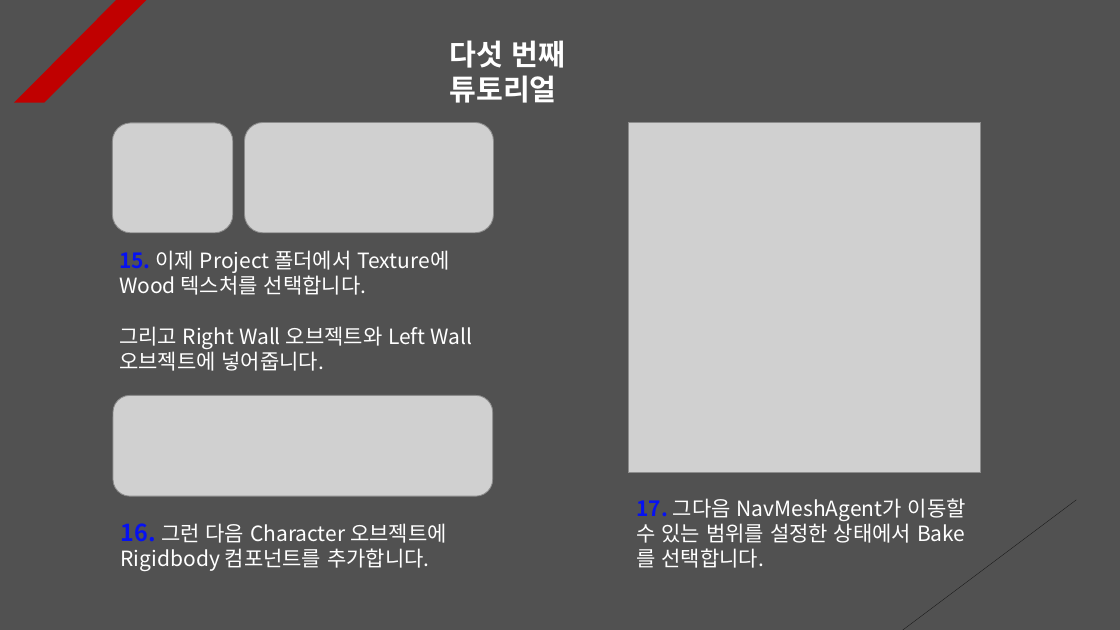
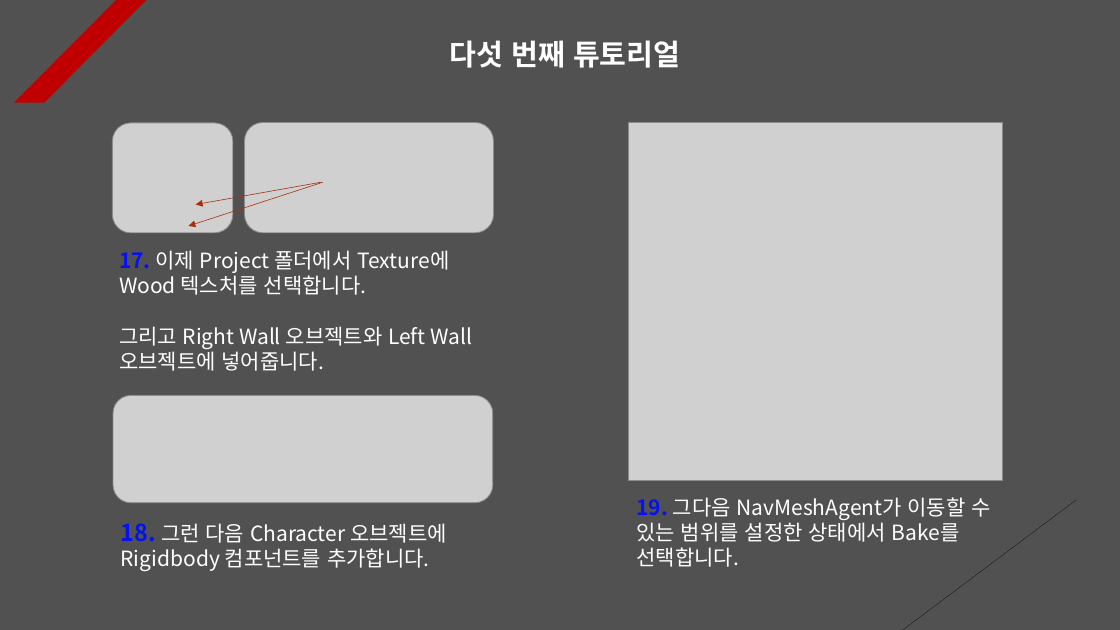
Before and after one commit to Unity2033/3D-UnityEngine, a slide deck: slide 6 of Assets/Class/NavMesh Obstacle/PPT Data/NavMesh Obstacle Example.pptx (slide 5 before the commit). Drawn at 1120x630 pixels with LibreOffice and Linux fonts; fonts in the diff are those of the drawing; grey boxes stand for pictures. Boxes give left, top, right and bottom in pixels: in the first picture for what was removed or moved away, otherwise in the second. Text is boxed around its words. In the diff, an @@ line names an element or a change of style, - is before the commit and + after.

```diff
--- a/Assets/Class/NavMesh Obstacle/PPT Data/NavMesh Obstacle Example.pptx
+++ b/Assets/Class/NavMesh Obstacle/PPT Data/NavMesh Obstacle Example.pptx
@@ text "다섯 번째 튜토리얼" rewrapped from (x1=450, y1=40, x2=565, y2=103) to (x1=450, y1=40, x2=680, y2=68) @@
@@ picture resized from (x1=628, y1=122, x2=981, y2=472) to (x1=628, y1=122, x2=1003, y2=481) @@
@@ arrow added from (323, 182) to (188, 226), #A5300F 0.5 pt dashed @@
@@ arrow added from (322, 182) to (196, 204), #A5300F 0.5 pt dashed @@
@@ text at (x1=119, y1=250, x2=449, y2=295): text changed @@
-15. 이제 Project 폴더에서 Texture에 Wood 텍스처를 선택합니다.
+17. 이제 Project 폴더에서 Texture에 Wood 텍스처를 선택합니다.
@@ picture resized from (x1=113, y1=396, x2=493, y2=497) to (x1=113, y1=396, x2=493, y2=503) @@
@@ text at (x1=636, y1=497, x2=990, y2=567): text changed @@
-17. 그다음 NavMeshAgent가 이동할 수 있는 범위를 설정한 상태에서 Bake를 선택합니다.
+19. 그다음 NavMeshAgent가 이동할 수 있는 범위를 설정한 상태에서 Bake를 선택합니다.
@@ text at (x1=121, y1=523, x2=447, y2=571): text changed @@
-16. 그런 다음 Character 오브젝트에 Rigidbody 컴포넌트를 추가합니다.
+18. 그런 다음 Character 오브젝트에 Rigidbody 컴포넌트를 추가합니다.
```
Also in this commit, not shown: 7 other slides changed, 2 slides added, 1 slide removed, 4 other files.
